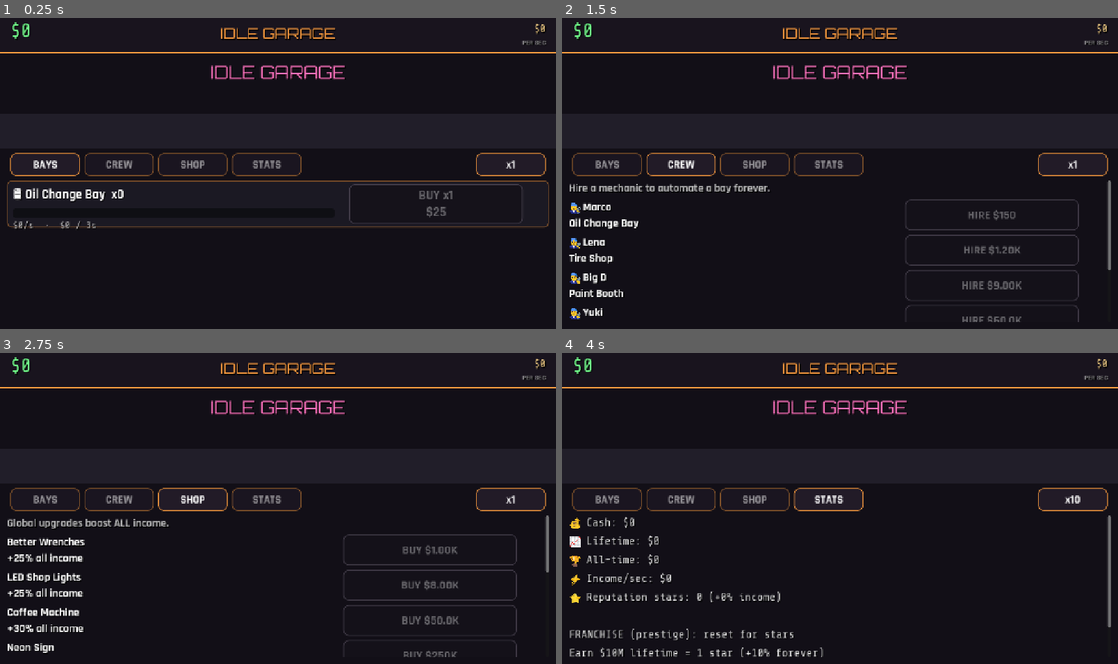
Above: before the commit, frames 1-4 (two rows, left to right).
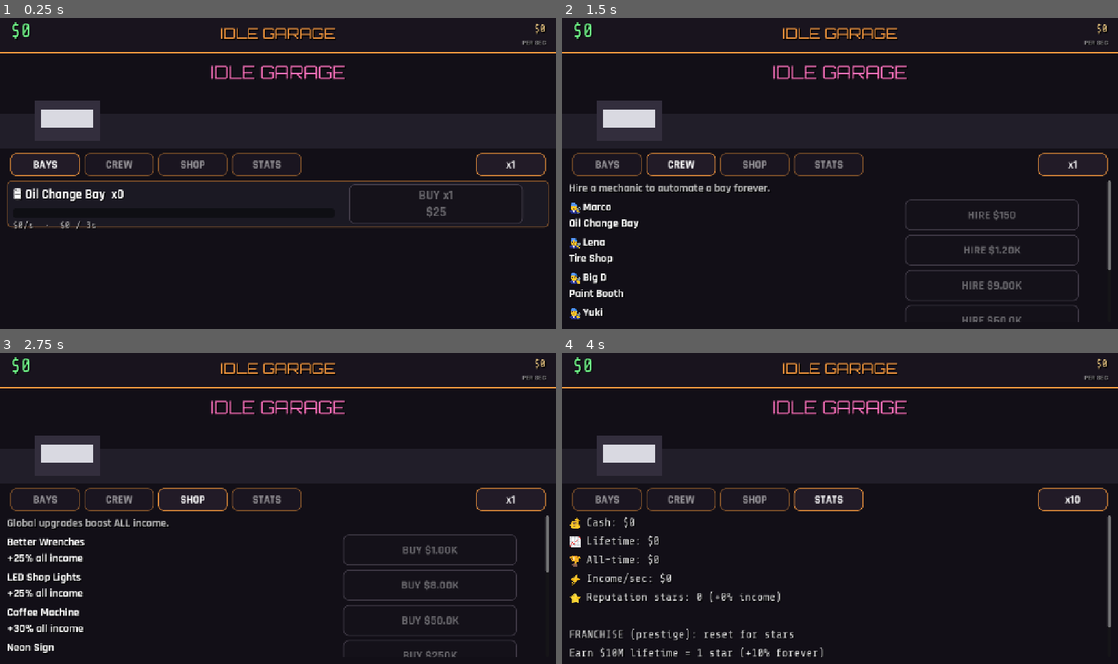
Above: after the commit, the same moments.

Repository: Thefreatbandz/idle-garage
Game: Godot game, scene res://scenes/main.tscn
Same seed, same stepped clock (60 frames per second), same inputs: the game is played once before the commit and once after it. The project has no main scene, so this scene is started directly.
Inputs:
- Up to frame 1 (0.25 s): no input
- Up to frame 2 (1.5 s): click "BAYS" at 0.5 s; click "CREW" at 1.25 s
- Up to frame 3 (2.75 s): click "SHOP" at 2 s
- Up to frame 4 (4 s): click "STATS" at 2.75 s; click "x1" at 3.5 s

The runs differ from the first frame. In frame 1, 0.9% of the frame differs, in the area x 6-18%, y 26-36%; in frame 2, 0.9%; in frame 3, 0.9%; in frame 4, 0.9%.

Commit message:
v1 polish: welcome-back popup, garage scene visuals

Diff:
--- a/scripts/main.gd
+++ b/scripts/main.gd
@@ -27,6 +27,9 @@
 	add_child(_ui)
 	_ui.build()
 	_ui.refresh_all()
+	if not _ui_pending_offline.is_empty():
+		_ui.show_offline_popup(float(_ui_pending_offline[0]), float(_ui_pending_offline[1]))
+		_ui_pending_offline = []
 
 func _process(dt: float) -> void:
 	# clamp dt (tab back after hours shouldn't simulate frame-by-frame)
--- a/scripts/ui.gd
+++ b/scripts/ui.gd
@@ -141,6 +141,8 @@
 	sign.custom_minimum_size = Vector2(1280, 60)
 	scene.add_child(sign)
 	# lifts (one per generator, appear when unlocked)
+	_lift_nodes.clear()
+	_car_nodes.clear()
 	for i in range(6):
 		var lift := ColorRect.new()
 		lift.name = "Lift%d" % i
@@ -149,6 +151,7 @@
 		lift.size = Vector2(150, 90)
 		lift.visible = false
 		scene.add_child(lift)
+		_lift_nodes.append(lift)
 		var car := ColorRect.new()
 		car.name = "Car%d" % i
 		var cols := [Color(0.85, 0.85, 0.88), Color(0.25, 0.55, 0.95),
@@ -159,6 +162,7 @@
 		car.size = Vector2(120, 40)
 		car.visible = false
 		scene.add_child(car)
+		_car_nodes.append(car)
 
 func _build_bays_panel() -> void:
 	var p: ScrollContainer = _panels[0]
@@ -277,6 +281,8 @@
 		_shop_btns.append({"label": nl, "btn": btn, "idx": u})
 
 var _shop_btns := []
+var _lift_nodes := []
+var _car_nodes := []
 
 func _build_stats_panel() -> void:
 	var p: ScrollContainer = _panels[3]
@@ -408,11 +414,52 @@
 			btn.text = "BUY $%s" % BigNum.fmt(cost)
 			btn.disabled = game.cash < cost
 
+func show_offline_popup(gained: float, away_sec: float) -> void:
+	# dim background
+	var dim := ColorRect.new()
+	dim.color = Color(0, 0, 0, 0.7)
+	dim.set_anchors_preset(Control.PRESET_FULL_RECT)
+	add_child(dim)
+	# popup panel
+	var panel := PanelContainer.new()
+	panel.custom_minimum_size = Vector2(560, 320)
+	panel.position = Vector2(360, 200)
+	var sb := StyleBoxFlat.new()
+	sb.bg_color = Color(0.12, 0.10, 0.15, 0.98)
+	sb.border_color = Color(1.0, 0.62, 0.25, 0.9)
+	sb.set_border_width_all(3)
+	sb.set_corner_radius_all(16)
+	sb.content_margin_left = 28
+	sb.content_margin_right = 28
+	sb.content_margin_top = 24
+	sb.content_margin_bottom = 24
+	panel.add_theme_stylebox_override("panel", sb)
+	var vb := VBoxContainer.new()
+	vb.add_theme_constant_override("separation", 14)
+	panel.add_child(vb)
+	var t := _label("WELCOME BACK! 🎉", 36, Vector2(0, 0), FONT_DISPLAY, Color(1.0, 0.62, 0.25))
+	t.horizontal_alignment = HORIZONTAL_ALIGNMENT_CENTER
+	t.custom_minimum_size = Vector2(500, 50)
+	vb.add_child(t)
+	var away_str := BigNum.fmt_time(away_sec)
+	var msg := _label("Your crew earned while you were away:\n%s  (%s)" % [BigNum.fmt(gained), away_str], 28, Vector2(0, 0), FONT_MONO, Color(0.45, 1.0, 0.55))
+	msg.horizontal_alignment = HORIZONTAL_ALIGNMENT_CENTER
+	msg.custom_minimum_size = Vector2(500, 90)
+	msg.autowrap_mode = TextServer.AUTOWRAP_WORD_SMART
+	vb.add_child(msg)
+	var btn := _button("COLLECT", Vector2(0, 0), Vector2(500, 64), 30)
+	remove_child(btn)
+	vb.add_child(btn)
+	btn.pressed.connect(func():
+		dim.queue_free()
+		panel.queue_free())
+	add_child(panel)
+
 func _update_garage_scene() -> void:
 	# show lifts/cars for unlocked generators
 	for i in range(6):
 		var g: Dictionary = Economy.GENERATORS[i]
 		var unlocked: bool = game.lifetime >= float(g["unlock"]) or game.owned[i] > 0
-		# find the lift/car nodes (they're in the scene control)
-		# simplified: just track via visible flags stored on cards
-		pass
+		if i < _lift_nodes.size():
+			(_lift_nodes[i] as Control).visible = unlocked
+			(_car_nodes[i] as Control).visible = unlocked
Not shown, added: build/web/index.apple-touch-icon.png.import
Not shown, added: build/web/index.icon.png.import
Not shown, added: build/web/index.png.import
Not shown, added: docs/index.apple-touch-icon.png.import
Not shown, added: docs/index.icon.png.import
Not shown, added: docs/index.png.import
Not shown, changed: build/web/index.html
Not shown, changed: build/web/index.pck
Not shown, changed: docs/index.html
Not shown, changed: docs/index.pck
